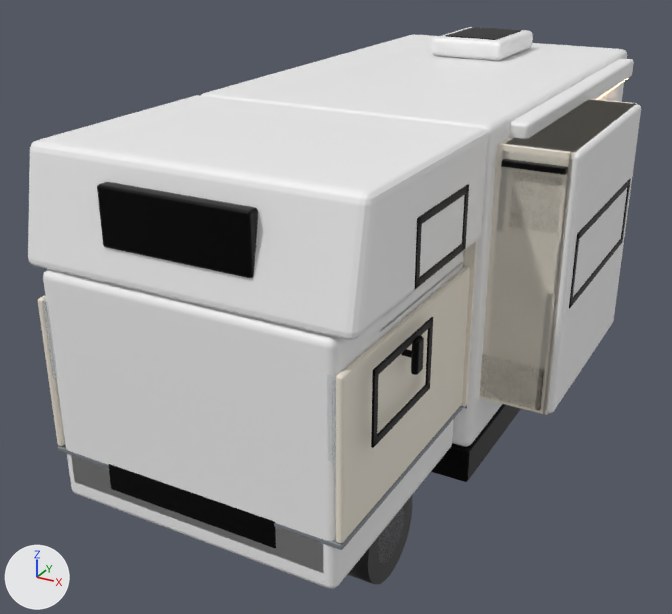
Two versions of the Blender file model/rv.blend, one commit apart.
One viewpoint serves both versions: a 50 mm camera at (3.31, -5.96, 3.56) aimed at (-0.31, 0.63, 0.27). Every picture has the same lights, and +X, +Y and +Z are marked at lower left. The older version comes first.

In view in the first picture: 'body_alcove', 'body_cab', 'body_habitation', 'bulkhead', 'exterior_details', 'shell_details', 'skirt', 'slideout_box', 'slideout_shell', 'wheel_front_kerb' and 4 more.
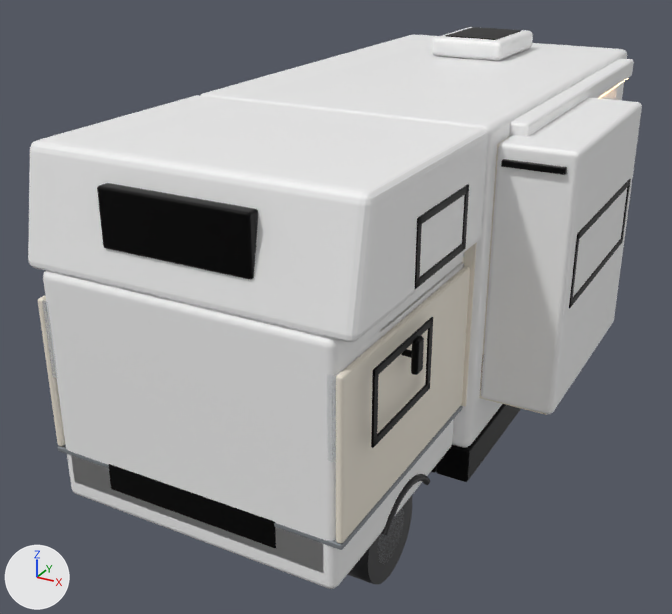
Where the newer file only moved an object's origin or applied its transform, the numbers keep the older frame.

Where the change shows, as pixel boxes (x1, y1, x2, y2) in the pictures (672 x 614 px; the box of a moved part takes in the faces that stretch with it):
'slideout_box', rescaled: before (485, 100, 641, 413); after (481, 97, 642, 414)
part 1 of me_cube_013, reshaped (mostly hidden): after (615, 86, 618, 100)
part 2 of me_cube_013, added: after (381, 474, 430, 536)
part 3 of me_cube_013, moved or reshaped: before (97, 182, 258, 278); after (97, 183, 258, 279)
'slideout_shell', unchanged, covered by the edit: before (479, 99, 637, 415); after (479, 137, 547, 415)

What the commit changed:
me_cube_013 is used by ob_exterior_details; location (0.0, 0.0, 0.0).
me_cube_013 had 8744 vertices, 8740 faces and spanned x -1.27..1.81, y -1.95..4.22, z -0.98..2.34.
me_cube_013 now has 9352 vertices, 9316 faces and spans x -1.27..1.81, y -1.95..4.22, z -0.98..2.34.
me_cube_013 part 1: 6 vertices moved from x 1.22..1.23, y 2.87..3.56, z 0.91..0.95 to x 1.23..1.24, y 2.86..2.88, z 0.94..1.45; 181 vertices removed from x 0.5..1.23, y 2.87..4.12, z 0.9..1.46; 1101 vertices added at x 0.48..1.3, y 1.92..4.06, z -0.7..1.87.
me_cube_013 part 2: 152 vertices added at x 1.07..1.13, y -1.28..-0.52, z -0.42..-0.2.
me_cube_013 part 3: 28 vertices moved within x -0.55..0.55, y -1.92..-1.82, z 1.59..1.98; 42 vertices removed from x -0.55..0.55, y -1.92..-1.82, z 1.59..1.99; 42 vertices added at x -0.55..0.55, y -1.92..-1.82, z 1.58..1.98.
Other edits to the shape of me_cube_013 do not show in these pictures.
me_cube_030 is used by ob_slideout_box; location (1.51, 1.1, 1.0).
me_cube_030 had 96 vertices, 98 faces and spanned x -0.29..0.29, y -0.95..0.95, z -1.0..1.0.
me_cube_030 now has 96 vertices, 98 faces and spans x -0.29..0.29, y -0.96..0.96, z -1.01..1.01.
me_cube_030 part 4: the whole mesh is scaled about its middle by (1, 1.02, 1.01).
Object 'slideout_box' (ob_slideout_box) moves from (1.51, 1.1, 1.0) to (1.51, 1.1, 1.01).
